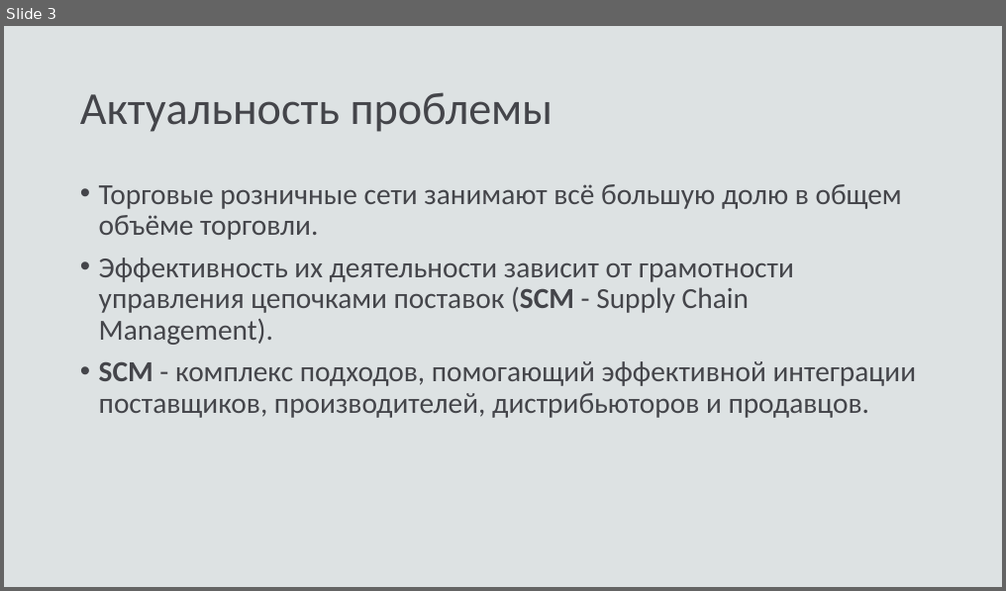
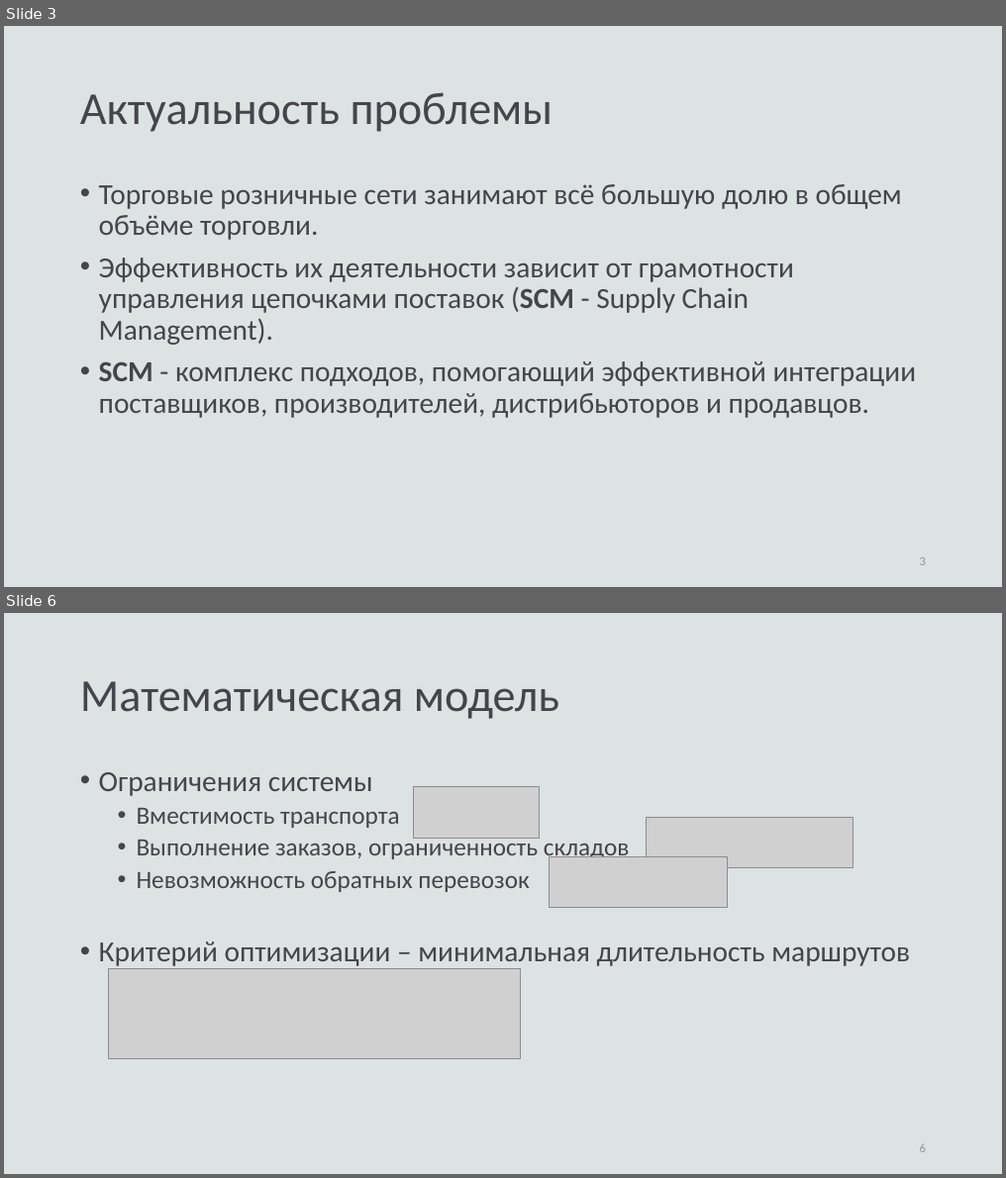
Before and after one commit to fairay/BachelorDiploma, a slide deck: presentation.pptx. Shown one above the other, each under a label of ours: slide 3 before the commit, slides 3 and 6 after it; the slides between them are not shown. The pictures are 1006x591 and 1006x1178 pixels, drawn with LibreOffice and Linux fonts; fonts in the diff are those of the drawing; grey boxes stand for pictures. Boxes give left, top, right and bottom in pixels: in the first picture for what was removed or moved away, otherwise in the second. Text is boxed around its words. In the diff, an @@ line names an element or a change of style, - is before the commit and + after.

```diff
--- a/presentation.pptx
+++ b/presentation.pptx
@@ slide 6 added at (x1=4, y1=613, x2=1002, y2=1174), background #DDE2E3 @@
@@ title added at (x1=80, y1=681, x2=559, y2=719), 44 pt, text #44454A @@
+Математическая модель
@@ text added at (x1=99, y1=772, x2=910, y2=966), 24 pt, text #44454A @@
+• Ограничения системы
+  • Вместимость транспорта
+  • Выполнение заказов, ограниченность складов
+  • Невозможность обратных перевозок
+• Критерий оптимизации – минимальная длительность маршрутов
@@ picture added at (x1=414, y1=787, x2=540, y2=839) @@
@@ picture added at (x1=646, y1=817, x2=852, y2=868) @@
@@ picture added at (x1=549, y1=858, x2=727, y2=908) @@
@@ picture added at (x1=109, y1=968, x2=521, y2=1059) @@
@@ page number added at (x1=920, y1=1145, x2=926, y2=1153), 12 pt, text #949496 @@
+6
@@ slide 3 changed as well @@
@@ page number added at (x1=920, y1=558, x2=926, y2=566), 12 pt, text #949496 @@
+3
```
Also in this commit, not shown: 2 other slides changed, 13 other slides added, 6 slides removed, 31 other files.
